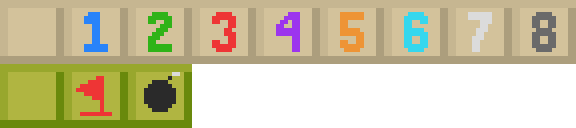
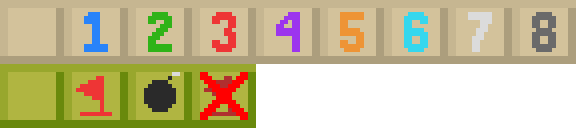
Layers edited between the first and the second 576 × 128 image:
painted on "tiles" over [192, 64, 256, 128]
